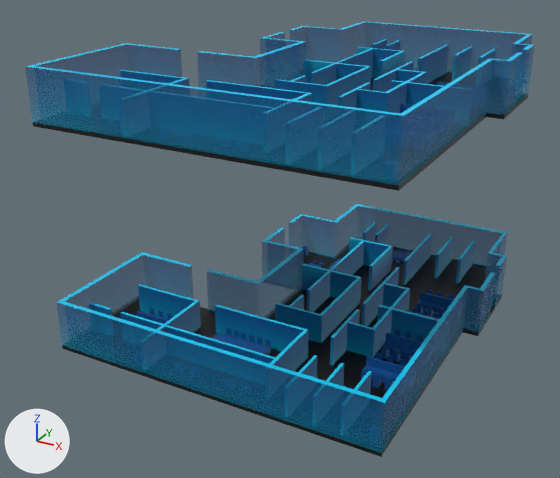
What one commit did to the glTF model models/floorPlanMultipleForAnim.glb.
Before and after are seen from a 50 mm lens placed at (32.2, -64.9, 37.2), pointed at (-1.7, -3.3, 6.4). Lighting does not change. The marker at lower left points along +X, +Y and +Z. Where no turn or scale is listed for an object, it has been applied to the vertices.

The first picture shows '2.5D Floorplan.001', '2.5D Floorplan.005', 'FloorplanBase.001', 'FloorplanBase.005', 'Objects.001', 'Objects.005'.
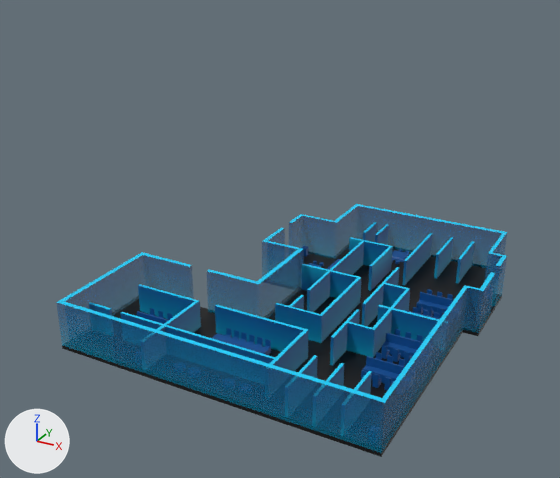
Commit message: error in floorplan file

ob_floor5 is not drawn itself; it is the parent of ob_2_5d_floorplan_005, ob_floorplanbase_005, ob_objects_005.

Pixel boxes [x1, y1, x2, y2] of what changed, in the pictures (560 x 478 px):
'2.5D Floorplan.005', moved, rescaled (not visible afterwards): before [25, 21, 534, 176]
'FloorplanBase.005', moved, rescaled (not visible afterwards): before [32, 69, 528, 191]
'Objects.005', moved, rescaled (not visible afterwards): before [114, 63, 518, 179]

The edits, one by one:
Object 'floor5' (ob_floor5) moves from (0.0, 0.0, 22.0) to (0.0, 0.0, 0.0).
Object 'floor5' (ob_floor5) is rescaled from (1.0, 1.0, 1.0) to (0.0, 0.0, 0.0).
